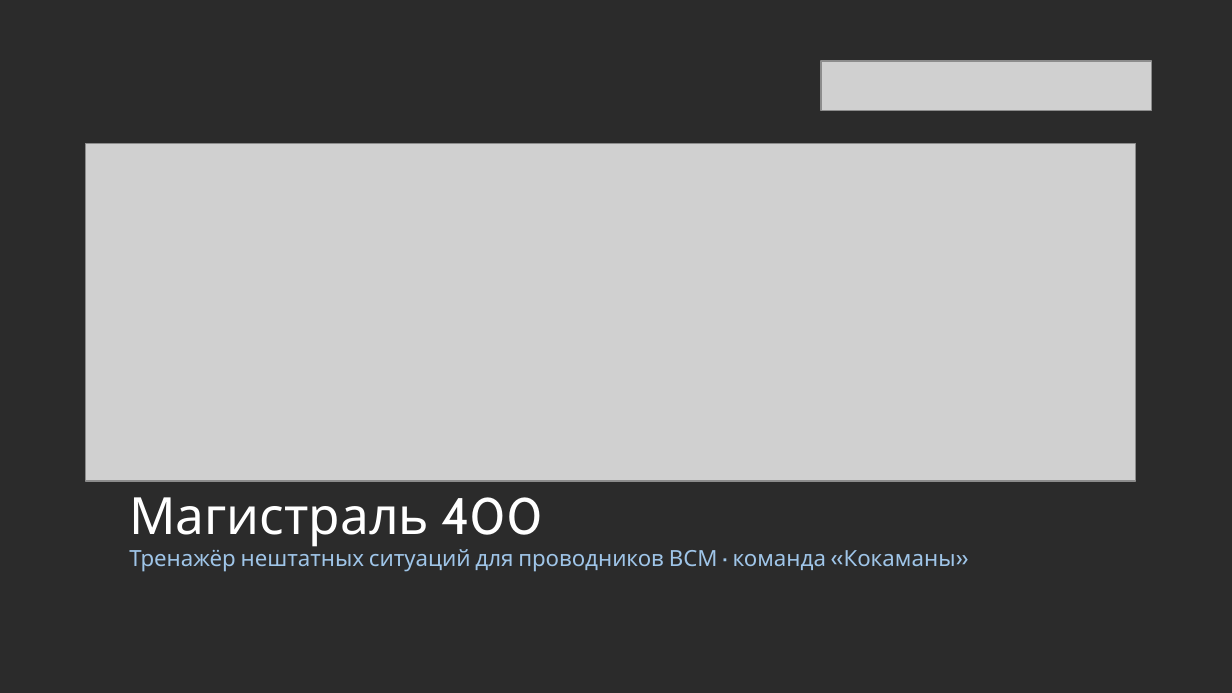
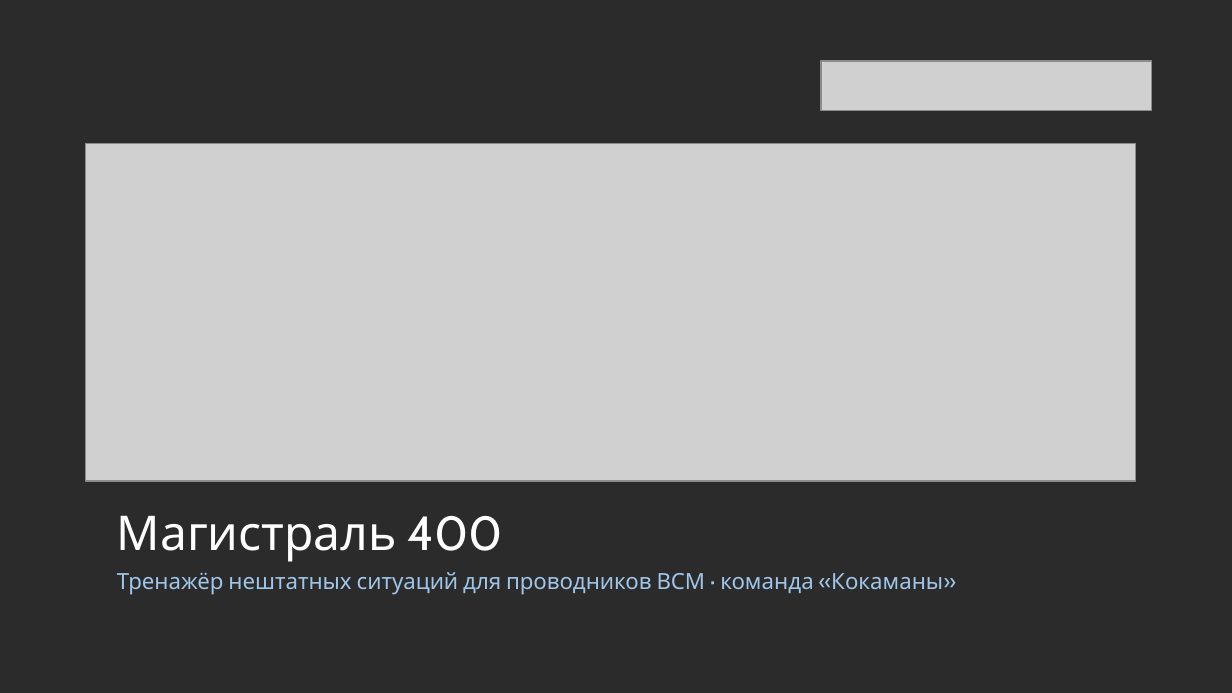
Before and after one commit to tuhlopuz1/mosgortrans-presentation, a slide deck: slide 1 of Магистраль 400 — финал.pptx. Drawn at 1232x693 pixels with LibreOffice and Linux fonts; fonts in the diff are those of the drawing; grey boxes stand for pictures; background and template pictures are left out; a plain dark background stands for a picture behind light text. Boxes give left, top, right and bottom in pixels: in the first picture for what was removed or moved away, otherwise in the second. Text is boxed around its words. In the diff, an @@ line names an element or a change of style, - is before the commit and + after.

```diff
--- a/Магистраль 400 — финал.pptx
+++ b/Магистраль 400 — финал.pptx
@@ text "Магистраль 400": place and size @@
-text "Магистраль 400" at box(129, 497, 956, 572)
+text "Магистраль 400" at box(117, 515, 943, 594)
@@ text "Магистраль 400" at box(117, 515, 943, 594): size 30 to 28 pt in "Магистраль 400"; line spacing 0.8 to 1; more space between paragraphs @@
```
Also in this commit, not shown: 13 other slides changed, 3 slides removed.
